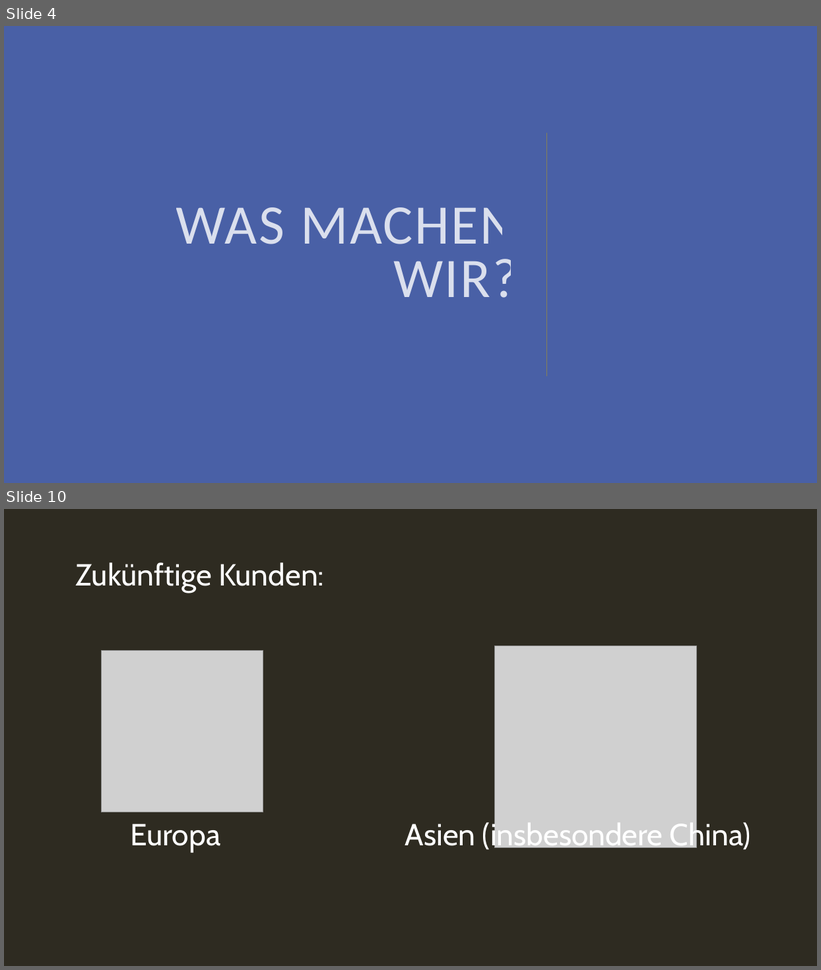
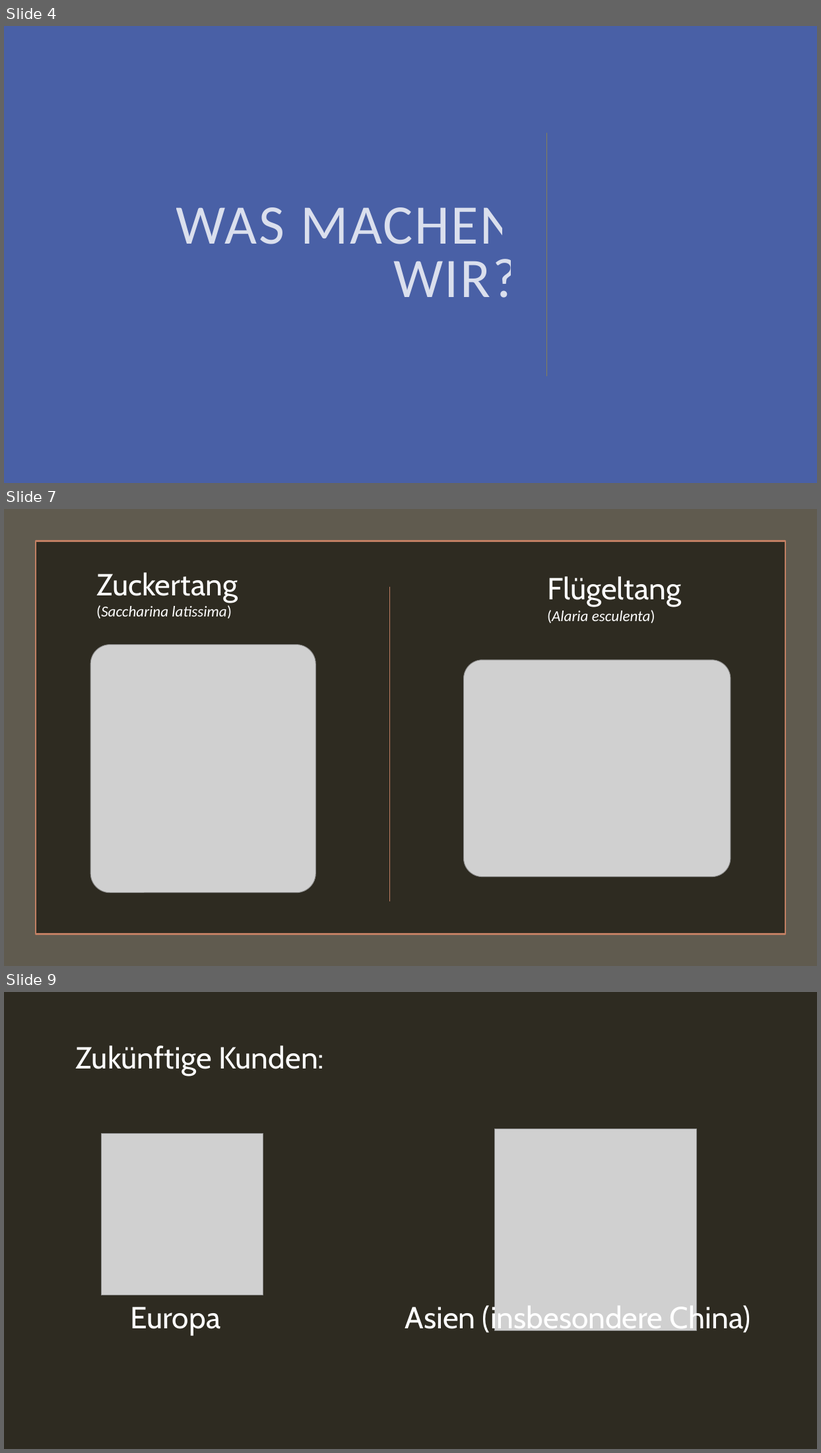
Before and after one commit to plastikpamaro/MKon, a slide deck: Meilenstein 2/Präsentation/Präsentation MS2.pptx. Shown one above the other, each under a label of ours: slides 4 and 10 before the commit, slides 4, 7 and 9 after it; the slides between them are not shown. The pictures are 821x970 and 821x1453 pixels, drawn with LibreOffice and Linux fonts; fonts in the diff are those of the drawing; grey boxes stand for pictures; background and template pictures are left out. Boxes give left, top, right and bottom in pixels: in the first picture for what was removed or moved away, otherwise in the second. Text is boxed around its words. In the diff, an @@ line names an element or a change of style, - is before the commit and + after.

```diff
--- a/Meilenstein 2/Präsentation/Präsentation MS2.pptx
+++ b/Meilenstein 2/Präsentation/Präsentation MS2.pptx
@@ slide 7 added at [4, 509, 817, 966], background picture (left out) @@
@@ rectangle added at [4, 509, 817, 966], fill #605B4F @@
@@ rectangle added at [36, 541, 785, 935], fill #2E2B21, outline #C17F63 1.75 pt @@
@@ text added at [96, 572, 238, 619], 18 pt, text #FFFFFF, italic @@
+Zuckertang
+(Saccharina latissima)
@@ line added from (390, 586) to (390, 902), #C17F63 0.75 pt @@
@@ text added at [547, 576, 681, 623], 18 pt, text #FFFFFF, italic @@
+Flügeltang
+(Alaria esculenta)
@@ picture added at [90, 644, 316, 892] @@
@@ picture added at [464, 660, 731, 877] @@
@@ what was slide 10 is now slide 9 @@
```
Also in this commit, not shown: 5 slides changed, 3 other slides added, 2 slides removed, 1 other file.
